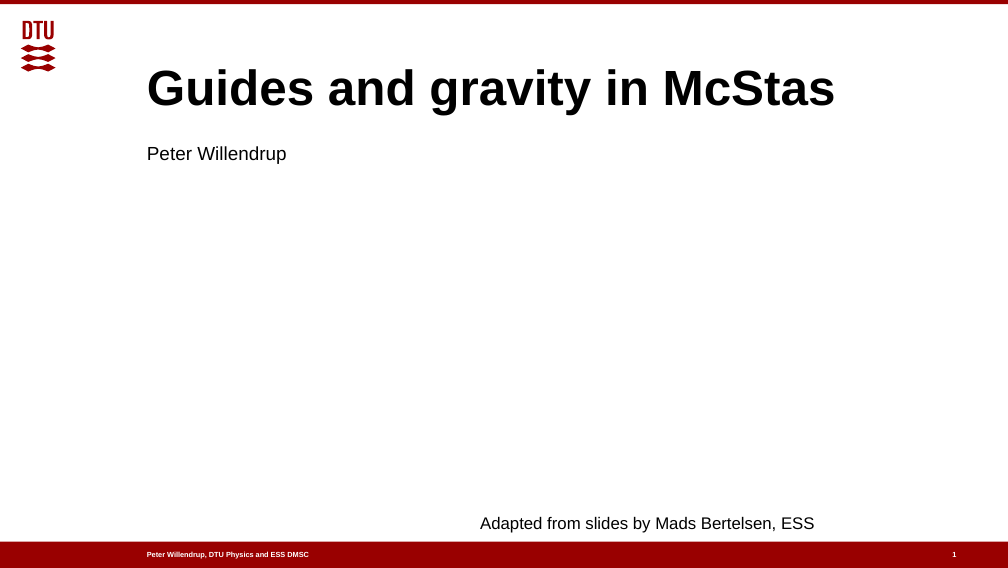
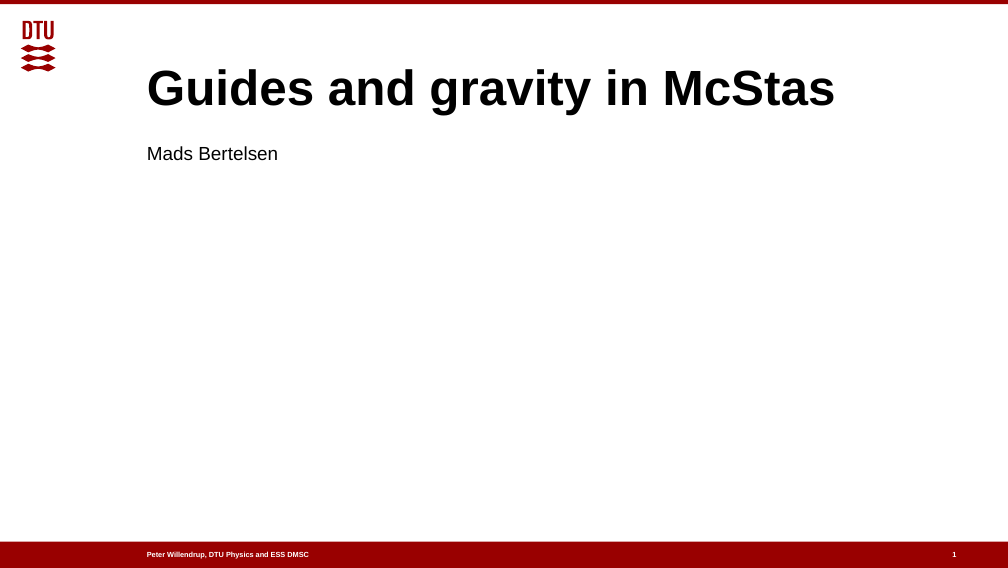
Before and after one commit to McStasMcXtrace/Schools, a slide deck: slide 1 of ESS_March_2022_IDS_Scipp_McStas_intro/Day1_Wednesday_March_16th/03_Neutron_guides/Guides_and_gravity.pptx. Drawn at 1008x568 pixels with LibreOffice and Linux fonts; fonts in the diff are those of the drawing; background and template pictures are left out. Boxes give left, top, right and bottom in pixels: in the first picture for what was removed or moved away, otherwise in the second. Text is boxed around its words. In the diff, an @@ line names an element or a change of style, - is before the commit and + after.

Commit message:
Updates from Mads.
Changed slides for Guides, keynote, pptx and pdf format.

Added slides for McStasScript along with README.

```diff
--- a/ESS_March_2022_IDS_Scipp_McStas_intro/Day1_Wednesday_March_16th/03_Neutron_guides/Guides_and_gravity.pptx
+++ b/ESS_March_2022_IDS_Scipp_McStas_intro/Day1_Wednesday_March_16th/03_Neutron_guides/Guides_and_gravity.pptx
@@ text at (147,146,278,161): text changed @@
-Peter Willendrup
+Mads Bertelsen
@@ text removed at (480,516,815,533) @@
-Adapted from slides by Mads Bertelsen, ESS
```
Also in this commit, not shown: 41 other slides changed, 2 slides added, 1 slide removed, 7 other files.
